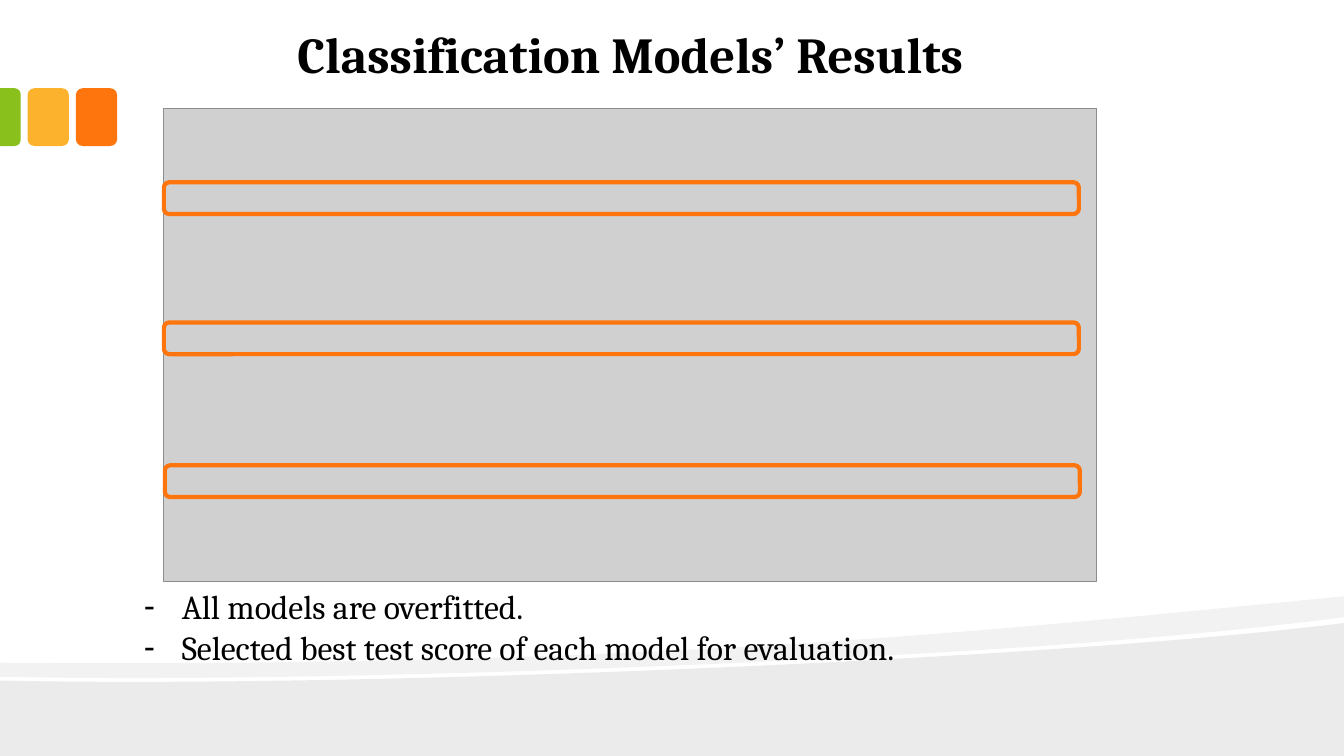
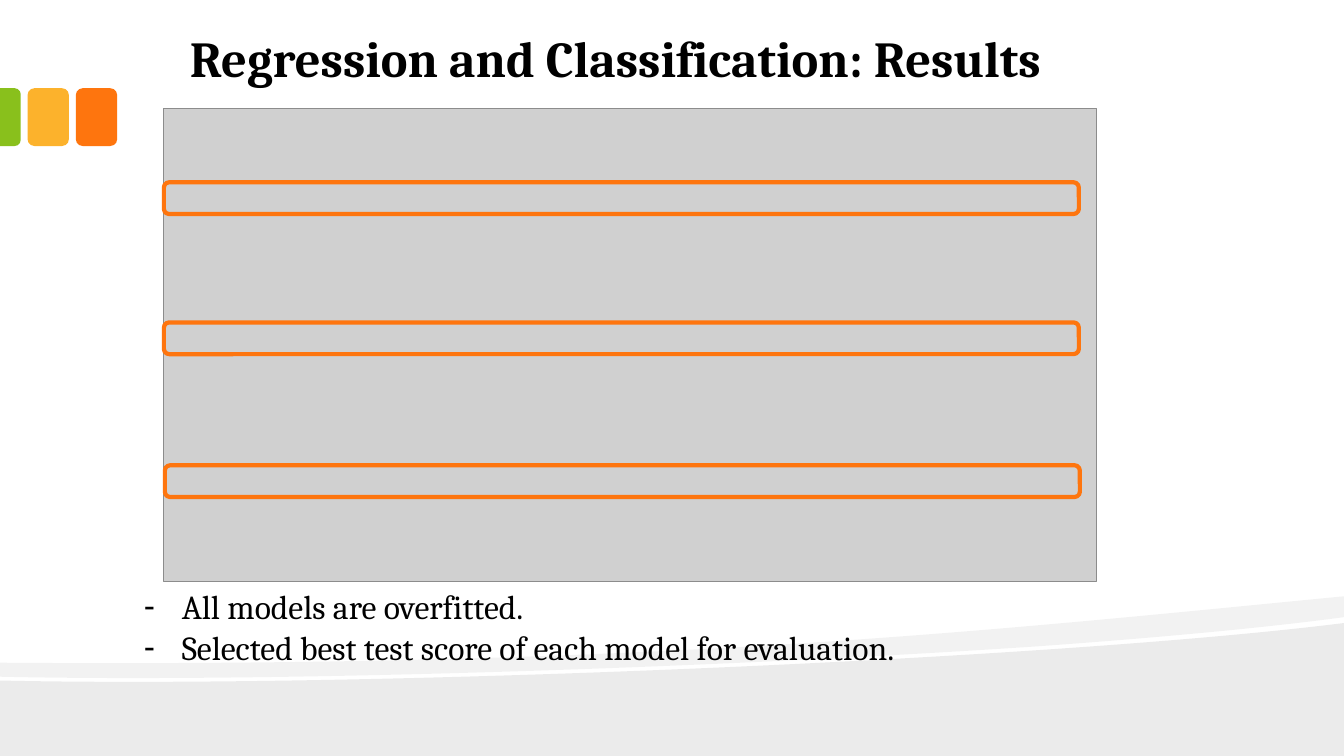
Before and after one commit to JackFongNew/dsiprojects, a slide deck: slide 9 of Vegetarian and Carnivore Classification/Vegetarian and Carnivore Classification.pptx. Drawn at 1344x756 pixels with LibreOffice and Linux fonts; fonts in the diff are those of the drawing; grey boxes stand for pictures. Boxes give left, top, right and bottom in pixels: in the first picture for what was removed or moved away, otherwise in the second. Text is boxed around its words. In the diff, an @@ line names an element or a change of style, - is before the commit and + after.

```diff
--- a/Vegetarian and Carnivore Classification/Vegetarian and Carnivore Classification.pptx
+++ b/Vegetarian and Carnivore Classification/Vegetarian and Carnivore Classification.pptx
@@ text at (190,41,1041,88): text changed @@
-Classification Models’ Results
+Regression and Classification: Results
```
Also in this commit, not shown: 2 other slides changed.
